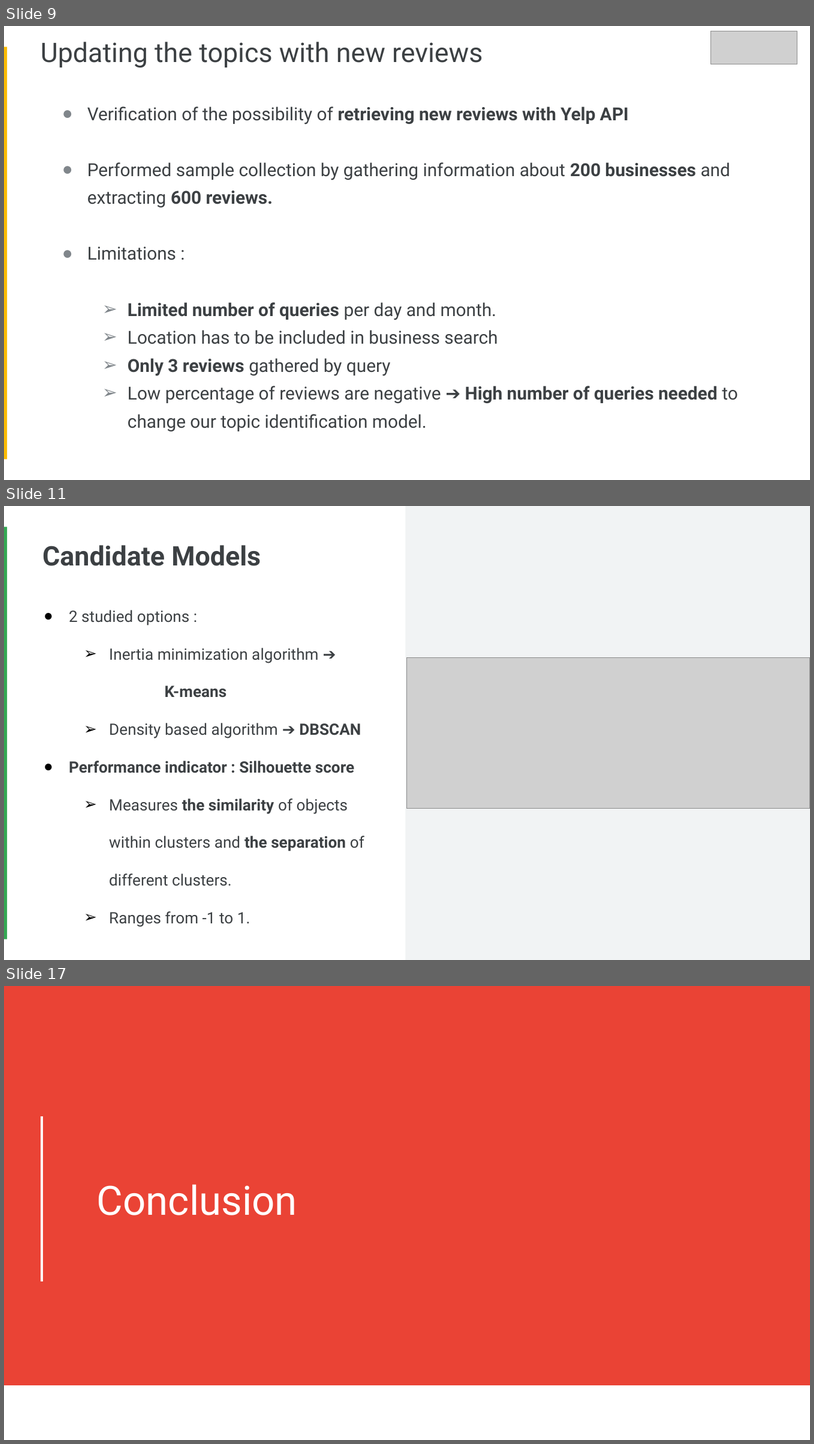
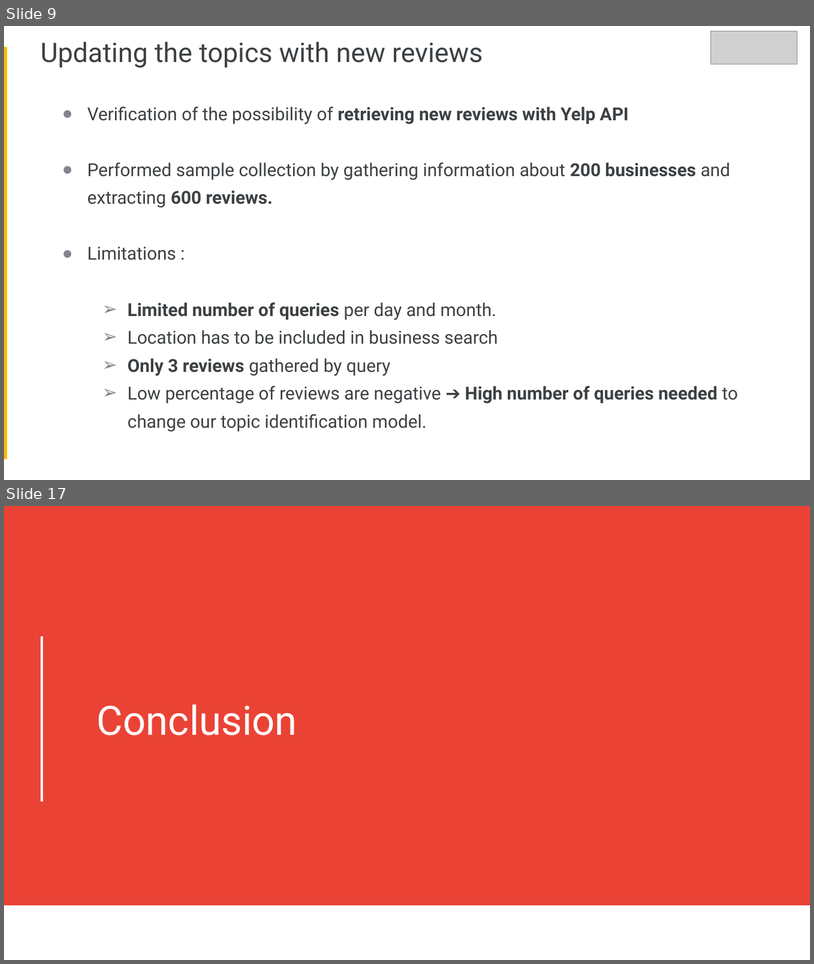
Before and after one commit to Faskill/Yelp-Reviews-Topic-Identification-and-Image-Classification, a slide deck: P6_03_Presentation.pptx. Shown one above the other, each under a label of ours: slides 9, 11 and 17 before the commit, slides 9 and 17 after it; the slides between them are not shown. The pictures are 814x1444 and 814x964 pixels, drawn with LibreOffice and Linux fonts; fonts in the diff are those of the drawing; grey boxes stand for pictures. Boxes give left, top, right and bottom in pixels: in the first picture for what was removed or moved away, otherwise in the second. Text is boxed around its words. In the diff, an @@ line names an element or a change of style, - is before the commit and + after.

```diff
--- a/P6_03_Presentation.pptx
+++ b/P6_03_Presentation.pptx
@@ slide 11 removed at [4,506,810,960], background #FFFFFF @@
@@ rectangle removed at [405,506,810,959] @@
@@ rectangle removed at [4,527,7,939] @@
@@ title removed at [42,545,261,566] @@
-Candidate Models
@@ text removed at [69,610,365,927] @@
-● 2 studied options :
-  ➢ Inertia minimization algorithm ➔
-  K-means
-  ➢ Density based algorithm ➔ DBSCAN
-● Performance indicator : Silhouette score
-  ➢ Measures the similarity of objects within clusters and the separation of different clusters.
-  ➢ Ranges from -1 to 1.
@@ picture removed at [407,658,810,808] @@
```
Also in this commit, not shown: 6 slides changed, 6 slides added, 5 other slides removed.
